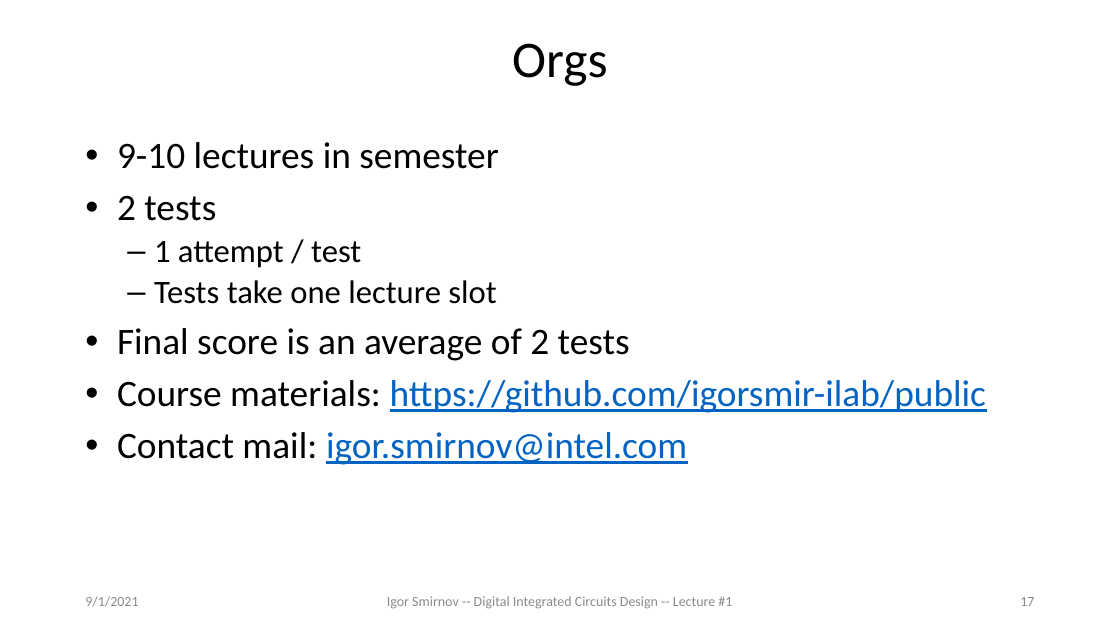
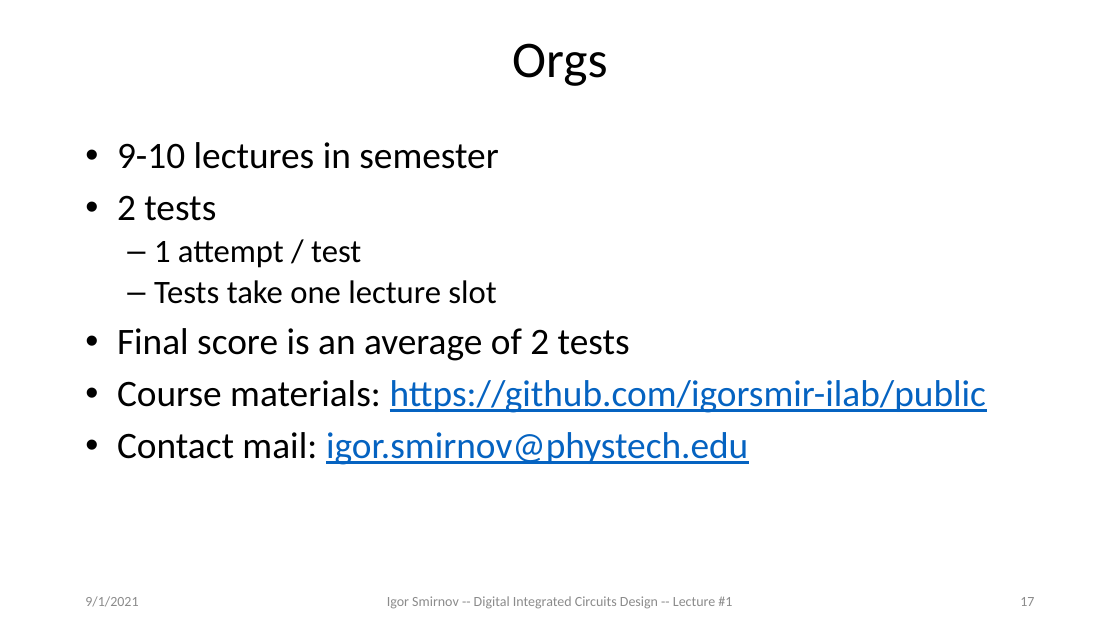
Before and after one commit to igorsmir-ilab/public, a slide deck: slide 17 of digital_design/Lecture_1__1_Sep__Intro.pptx. Drawn at 1120x630 pixels with LibreOffice and Linux fonts; fonts in the diff are those of the drawing. Boxes give left, top, right and bottom in pixels: in the first picture for what was removed or moved away, otherwise in the second. Text is boxed around its words. In the diff, an @@ line names an element or a change of style, - is before the commit and + after.

Commit message:
L1 - Fixed contact info

```diff
--- a/digital_design/Lecture_1__1_Sep__Intro.pptx
+++ b/digital_design/Lecture_1__1_Sep__Intro.pptx
@@ text at [117, 432, 748, 465]: text changed @@
-• Contact mail: igor.smirnov@intel.com
+• Contact mail: igor.smirnov@phystech.edu
```
